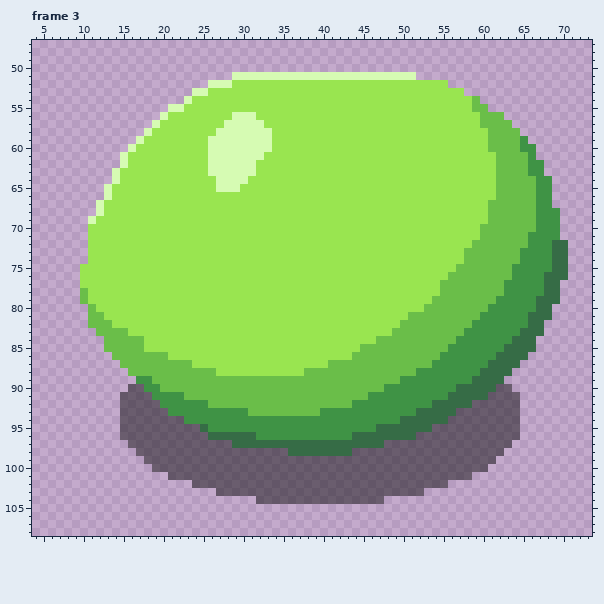
Pixel-art file, stored at assets/slimy-bouncy.ase. That is the earlier state.
80x120 pixels, 5 frames. Shown: frame 3: x 4..73, y 47..108. The commit also changed other frames, which this record leaves out.
Once edited:
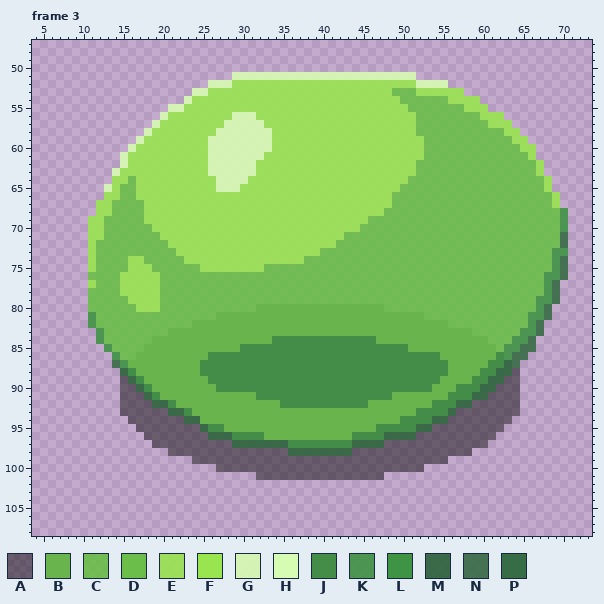
Palette (. is transparent): A #10101080  B #65b546f3  C #6abe49e6  D #6abe49  E #99e550e6  F #99e550  G #d6fbb3e6  H #d6fbb3  J #3d8c42f3  K #3f9345e6  L #3f9345  M #346743f3  N #366c46e6  P #366c46
The commit says: Enhance slimes
What changed:
layer "slime" opacity 100% -> 90%
Changed rows in their new state; - is an unchanged pixel.
Frame 3:
first column x 10:
 51 -------------------GGGGGGGGGGGGGGGGGGGGGGG-------------------
 52 ----------------GGGEEEEEEEEEEEEEEEEEEEEEEEGGGG---------------
 53 --------------GGEEEEEEEEEEEEEEEEEEEEEEECCCEEEEEE-------------
 54 -------------GEEEEEEEEEEEEEEEEEEEEEEEEEECCCCCCEEEE-----------
 55 -----------GGEEEEEEEEEEEEEEEEEEEEEEEEEEEECCCCCCCEEE----------
 56 ----------GEEEEEEEEGGGEEEEEEEEEEEEEEEEEEEECCCCCCCCEEE--------
 57 ---------GEEEEEEEEGGGGGEEEEEEEEEEEEEEEEEEECCCCCCCCCEEE-------
 58 --------GEEEEEEEEGGGGGGGEEEEEEEEEEEEEEEEEECCCCCCCCCCCEE------
 59 -------GEEEEEEEEGGGGGGGGEEEEEEEEEEEEEEEEEEECCCCCCCCCCCEE-----
 60 ------GEEEEEEEEEGGGGGGGGEEEEEEEEEEEEEEEEEEECCCCCCCCCCCCEE----
 61 -----GEEEEEEEEEEGGGGGGGEEEEEEEEEEEEEEEEEEEECCCCCCCCCCCCCE----
 62 -----GEEEEEEEEEEGGGGGGEEEEEEEEEEEEEEEEEEEECCCCCCCCCCCCCCCE---
 63 ----GEEEEEEEEEEEGGGGGGEEEEEEEEEEEEEEEEEEEECCCCCCCCCCCCCCCE---
 64 ----EECEEEEEEEEEEGGGGEEEEEEEEEEEEEEEEEEEECCCCCCCCCCCCCCCCCE--
 65 ---GECCEEEEEEEEEEGGGEEEEEEEEEEEEEEEEEEEECCCCCCCCCCCCCCCCCCE--
 66 ---EECCEEEEEEEEEEEEEEEEEEEEEEEEEEEEEEEECCCCCCCCCCCCCCCCCCCCE-
 67 --EECCCCEEEEEEEEEEEEEEEEEEEEEEEEEEEEEEECCCCCCCCCCCCCCCCCCCCE-
 68 --EECCCCEEEEEEEEEEEEEEEEEEEEEEEEEEEEEECCCCCCCCCCCCCCCCCCCCCCK
 69 -EECCCCCEEEEEEEEEEEEEEEEEEEEEEEEEEEECCCCCCCCCCCCCCCCCCCCCCCCK
 70 -EECCCCCCEEEEEEEEEEEEEEEEEEEEEEEEEECCCCCCCCCCCCCCCCCCCCCCCCCK
 71 -EECCCCCCCEEEEEEEEEEEEEEEEEEEEEEECCCCCCCCCCCCCCCCCCCCCCCCCCCN
 72 -ECCCCCCCCCEEEEEEEEEEEEEEEEEEEEECCCCCCCCCCCCCCCCCCCCCCCCCCCCN
 73 -ECCCCCCCCCCEEEEEEEEEEEEEEEEEECCCCCCCCCCCCCCCCCCCCCCCCCCCCCKK
 74 -ECCCCEECCCCCEEEEEEEEEEEEEEECCCCCCCCCCCCCCCCCCCCCCCCCCCCCCCKN
 75 .ECCCCEEECCCCCCEEEEEEEECCCCCCCCCCCCCCCCCCCCCCCCCCCCCCCCCCCCKN
 76 .CCCCEEEEECCCCCCCCCCCCCCCCCCCCCCCCCCCCCCCCCCCCCCCCCCCCCCCCKKN
 77 .ECCCEEEEECCCCCCCCCCCCCCCCCCCCCCCCCCCCCCCCCCCCCCCCCCCCCCCCKN-
 78 .CCCCEEEEECCCCCCCCCCCCCCCCCCCCCCCCCCCCCCCCCCCCCCCCCCCCCCCCKN-
 79 .CCCCCEEEECCCCCCCCCCCCCCCCCCCCCCCCCCCCCCCCCCCCCCCCCCCCCCCKKN-
 80 -CCCCCCEEECCCCCCCCCCCCBBBBBBBBBBBBBBBBCCCCCCCCCCCCCCCCCCCKN--
 81 -KCCCCCCCCCCCCCCCBBBBBBBBBBBBBBBBBBBBBBBBBBCCCCCCCCCCCCCKKN--
 82 -KCCCCCCCCCCCCBBBBBBBBBBBBBBBBBBBBBBBBBBBBBBBBCCCCCCCCCCKN---
 83 --KCCCCCCCCBBBBBBBBBBBBBBBBBBBBBBBBBBBBBBBBBBBBBBCCCCCCKKN---
 84 --KCCCCCCBBBBBBBBBBBBBBBJJJJJJJJJJJJJBBBBBBBBBBBBBBCCCKKN----
 85 ---KCCCCBBBBBBBBBBBBJJJJJJJJJJJJJJJJJJJJJBBBBBBBBBBBCKKNN----
 86 ----KCCBBBBBBBBBJJJJJJJJJJJJJJJJJJJJJJJJJJJJJBBBBBBBJKNN-----
 87 ----NKBBBBBBBBBJJJJJJJJJJJJJJJJJJJJJJJJJJJJJJJBBBBBJJMN------
 88 -----MJBBBBBBBBJJJJJJJJJJJJJJJJJJJJJJJJJJJJJJJBBBBJJMMA------
 89 -----AMJBBBBBBBBJJJJJJJJJJJJJJJJJJJJJJJJJJJJJBBBBJJMMAA------
 90 -----A-MJBBBBBBBBJJJJJJJJJJJJJJJJJJJJJJJJJJJBBBJJJMM--A------
 91 --------MJBBBBBBBBBBBBJJJJJJJJJJJJJJJJJBBBBBBBJJJMM----------
 92 ---------MMJBBBBBBBBBBBBBJJJJJJJJJJJBBBBBBBBJJJMM------------
 93 -----------MMJBBBBBBBBBBBBBBBBBBBBBBBBBBBBJJJJM--------------
 94 -----.-------MMBBBBBBBBBBBBBBBBBBBBBBBBBJJJJMM--------.------
 95 -----..--------MJJBBBBBBBBBBBBBBBBBBBJJJJJMM---------..------
 96 -----...--------MMMJJJJBBBBBBBBBBBJJJJMMMM----------...------
 97 ------...----------MMMMMMMJJJJJJJJMMMM-------------...-------
 98 -------....---------------MMMMMMMM---------------....--------
 99 --------......--------------------------------......---------
100 ---------........--------------------------........----------
101 -----------...........----------------...........------------
102 --------------................................---------------
103 -----------------..........................------------------
104 ----------------------................-----------------------
Boxes around the changes in both pictures, in picture pixels (x1, y1, x2, y2):
changed: (80, 72, 568, 504)
